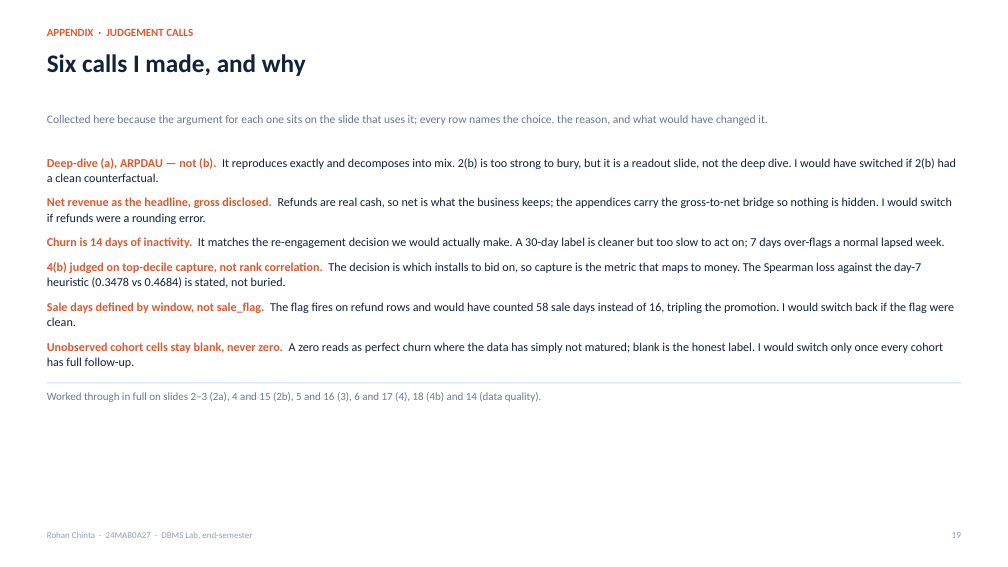
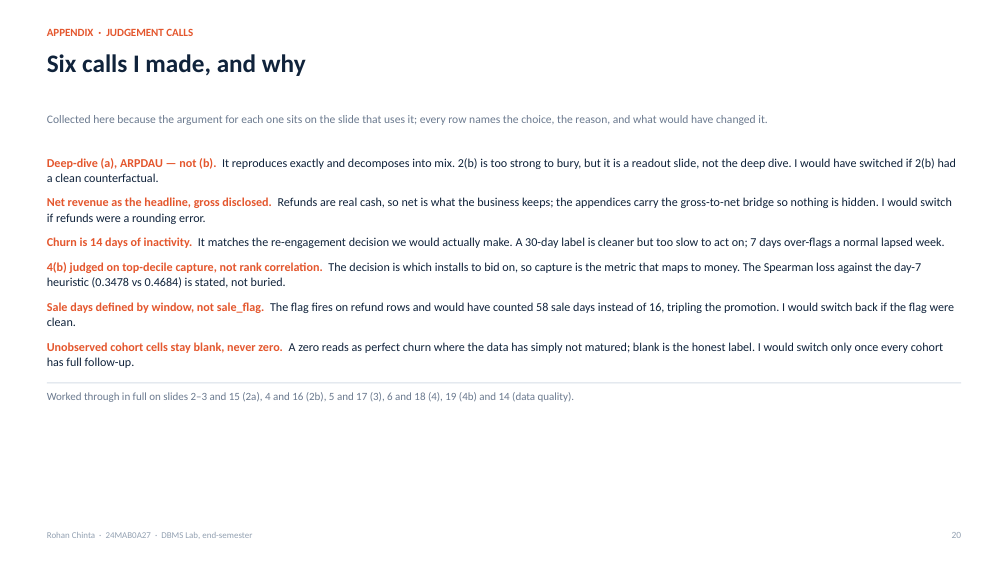
Before and after one commit to iistargazer/DBMS-Lab-Endsem-Assignment, a slide deck: slide 20 of deck/DBMS_EndSem_Deck.pptx (slide 19 before the commit). Drawn at 1008x567 pixels with LibreOffice and Linux fonts; fonts in the diff are those of the drawing. Boxes give left, top, right and bottom in pixels: in the first picture for what was removed or moved away, otherwise in the second. Text is boxed around its words. In the diff, an @@ line names an element or a change of style, - is before the commit and + after.

```diff
--- a/deck/DBMS_EndSem_Deck.pptx
+++ b/deck/DBMS_EndSem_Deck.pptx
@@ text at <box>47,392,574,402</box>: text changed @@
-Worked through in full on slides 2–3 (2a), 4 and 15 (2b), 5 and 16 (3), 6 and 17 (4), 18 (4b) and 14 (data quality).
+Worked through in full on slides 2–3 and 15 (2a), 4 and 16 (2b), 5 and 17 (3), 6 and 18 (4), 19 (4b) and 14 (data quality).
```
Also in this commit, not shown: 5 other slides changed, 1 slide added, 3 other files.
